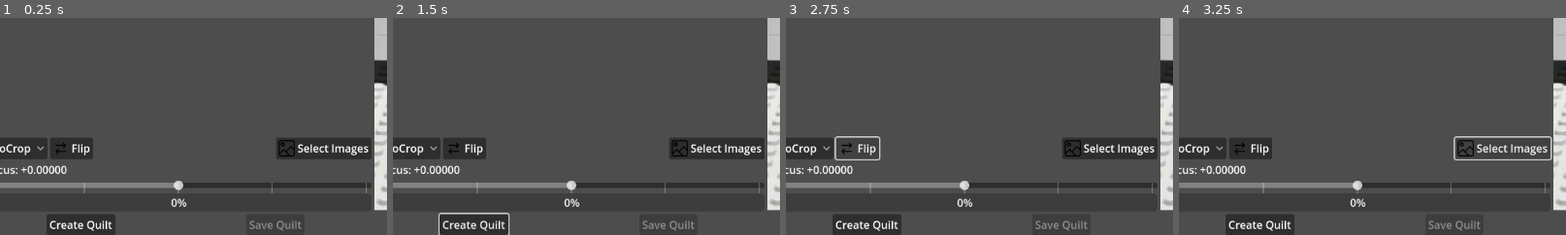
Above: before the commit, frames 1-4 (left to right).
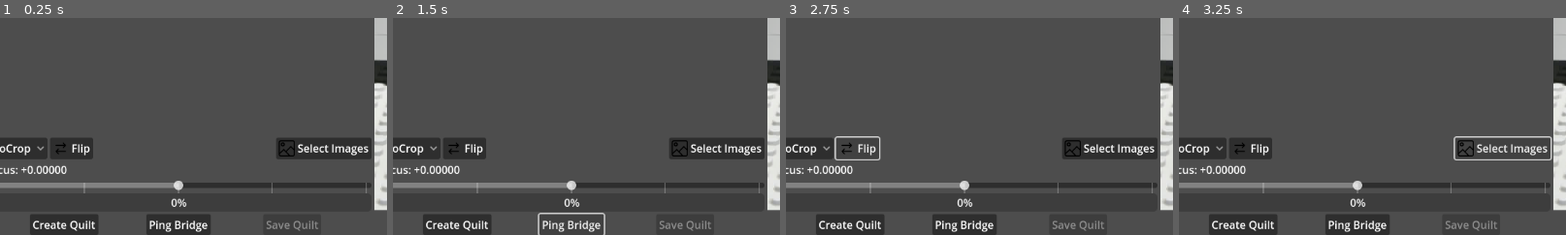
Above: after the commit, the same moments.

Repository: Philmist/lightfield-to-quilt-godot
Game: Godot game, scene res://RootControl/control.tscn
The game is run twice, just before and just after one commit, with the same random seed, the same clock (stepped at 60 frames per second) and the same inputs.
Inputs (mouse positions are % of the whole screen's width and height, from its top left):
- Up to frame 1 (0.25 s): no input
- Up to frame 2 (1.5 s): click "Create Quilt" at 0.5 s; click (25, 98) at 1.25 s, where only the run after the commit has a clickable "Ping Bridge"
- Up to frame 3 (2.75 s): click "Flip" at 2 s
- Up to frame 4 (3.25 s): click "Select Images" at 2.75 s
The pictures show only the part of the screen within x 2-52%, y 50-100%; the shares and areas given below are measured in that part.

The runs differ from the first frame. In frame 1, 2.8% of the frame differs, in the area x 7-83%, y 90-100%; in frame 2, 2.2%; in frame 3, 2.8%; in frame 4, 2.8%.

Commit message:
Add test implementation of connect/disconnect to bridge.

Diff:
--- a/LKGBridge/lkg_bridge_node.gd
+++ b/LKGBridge/lkg_bridge_node.gd
@@ -25,8 +25,7 @@
 
 signal bridge_alive_checked(result: bool)
 
-func _http_is_bridge_alive(result, response_code, _headers, _body):
-	print(response_code)
+func _http_is_bridge_alive(result, _response_code, _headers, _body):
 	http.request_completed.disconnect(_http_is_bridge_alive)
 	http.queue_free()
 	http = null
@@ -37,6 +36,37 @@
 		print("LKG Bridge is alive.")
 		bridge_alive_checked.emit(true)
 
+func get_bridge_version() -> bool:
+	if !_http_request_helper(_got_bridge_version):
+		return false
+	var err := http.request(
+			LKG_HOST + "bridge_version",
+			PackedStringArray(["Content-Type: application/json"]),
+			HTTPClient.METHOD_PUT,
+			"{}"
+		)
+	if err != OK:
+		printerr("Something wrong at getting bridge version. [%s]" % error_string(err))
+		return false
+	return true
+
+signal got_bridge_version(version: String)
+
+func _got_bridge_version(result, response_code, _headers, body) -> void:
+	var b = PackedByteArray(body)
+	print("/bridge_version: code [%d]" % response_code)
+	http.request_completed.disconnect(_got_bridge_version)
+	http.queue_free()
+	http = null
+	if result != HTTPRequest.Result.RESULT_SUCCESS:
+		printerr("Can't got bridge version.")
+		got_bridge_version.emit("0.0.0")
+	else:
+		var s = b.get_string_from_utf8()
+		var json_obj = JSON.parse_string(s)
+		print(json_obj["payload"]["value"])
+		got_bridge_version.emit(json_obj["payload"]["value"])
+
 func enter_orchestration() -> bool:
 	if !_http_request_helper(_process_enter_orchestration):
 		enter_orchestration_failed.emit()
@@ -45,16 +75,16 @@
 		"name": orchestration_string
 	})
 	var err := http.request(
-		LKG_HOST + "enter_orchestration",
-		PackedStringArray(),
-		HTTPClient.METHOD_POST,
-		json_str
+			LKG_HOST + "enter_orchestration",
+			PackedStringArray(["Content-Type: application/json"]),
+			HTTPClient.METHOD_PUT,
+			json_str
 		)
 	if err != OK:
 		printerr("Something wrong with HTTP request to enter orchestration. [%s]" % [error_string(err)])
 	return true
 
-signal enter_orchestration_succeeded(status: String)
+signal enter_orchestration_succeeded
 signal enter_orchestration_failed
 
 func _process_enter_orchestration(result, response_code, _headers, body):
@@ -69,7 +99,10 @@
 		printerr("Failed to enter orchestration: HTTP code %d" % response_code)
 		enter_orchestration_failed.emit()
 		return
-	var json_obj = JSON.parse_string(body.get_string_from_utf8()) as Dictionary
+	var s = body.get_string_from_utf8()
+	var json_obj = JSON.parse_string(s)
+	print("got json [enter]:")
+	print(JSON.stringify(json_obj, "  "))
 	if json_obj == null:
 		printerr("Parsing json failed.")
 		enter_orchestration_failed.emit()
@@ -84,8 +117,7 @@
 		enter_orchestration_failed.emit()
 		return
 	_orchestration_token = String(json_obj["payload"]["value"])
-	var status = String(json_obj["status"]["value"])
-	enter_orchestration_succeeded.emit(status)
+	enter_orchestration_succeeded.emit()
 	return
 
 func exit_orchestration() -> bool:
@@ -96,13 +128,24 @@
 		"orchestration": _orchestration_token
 	})
 	var err := http.request(
-		LKG_HOST + "exit_orchestration"
+		LKG_HOST + "exit_orchestration",
+		PackedStringArray(["Content-Type: application/json"]),
+		HTTPClient.METHOD_PUT,
+		json_str
 	)
 	return true
 
-func _process_exit_orchestration(_result, _code, _headers, _body):
+signal exited_orchestration
+
+func _process_exit_orchestration(_result, _code, _headers, body):
 	http.request_completed.disconnect(_process_exit_orchestration)
 	_orchestration_token = ""
 	http.queue_free()
 	http = null
+	var s = body.get_string_from_utf8()
+	var j = JSON.parse_string(s)
+	print("got json [exit]:")
+	print(JSON.stringify(j, "  "))
+	#print(_body.get_string_from_utf8())
+	exited_orchestration.emit()
 	return
--- a/LKGBridge/lkg_bridge_node.tscn
+++ b/LKGBridge/lkg_bridge_node.tscn
@@ -4,4 +4,3 @@
 
 [node name="LKGBridgeNode" type="Node"]
 script = ExtResource("1_6es6m")
-orchestration_string = null
--- a/QuiltViewer/quilt_node_2d.gd
+++ b/QuiltViewer/quilt_node_2d.gd
@@ -63,13 +63,20 @@
 		crop_rect.end.x,
 		crop_rect.end.y
 		])
-	var sqrt_total_pixels = sqrt(crop_rect.size.x * crop_rect.size.y * quilt_frames_length)
-	var column_num: int = ceil(sqrt_total_pixels / float(crop_rect.size.x))
-	var row_num: int = ceil(quilt_frames_length / float(column_num))
-	quilt_view_size = Vector2i(column_num, row_num)
+	var sqrt_frames := ceilf(sqrt(quilt_frames_length))
+	quilt_view_size = Vector2i(sqrt_frames, ceilf(quilt_frames_length / sqrt_frames))
 	quilt_image_size = Vector2i(
 		quilt_view_size.x * crop_rect.size.x,
 		quilt_view_size.y * crop_rect.size.y
+	)
+	if quilt_image_size.x >= IMAGE_MAX_SIDE_PIXEL or quilt_image_size.y >= IMAGE_MAX_SIDE_PIXEL:
+		var sqrt_total_pixels = sqrt(crop_rect.size.x * crop_rect.size.y * quilt_frames_length)
+		var column_num: int = ceil(sqrt_total_pixels / float(crop_rect.size.x))
+		var row_num: int = ceil(quilt_frames_length / float(column_num))
+		quilt_view_size = Vector2i(column_num, row_num)
+		quilt_image_size = Vector2i(
+			quilt_view_size.x * crop_rect.size.x,
+			quilt_view_size.y * crop_rect.size.y
 		)
 	quilt_create_progress_changed.emit.call_deferred(0.0)
 	quilt_mutex.lock()
--- a/RootControl/control.tscn
+++ b/RootControl/control.tscn
@@ -15,7 +15,9 @@
 [ext_resource type="Script" path="res://RootControl/save_quilt_button.gd" id="11_5yhu6"]
 [ext_resource type="PackedScene" uid="uid://ebdja2ywu3hr" path="res://QuiltViewer/quilt_node_2d.tscn" id="11_tcqs8"]
 [ext_resource type="Script" path="res://RootControl/lightfield_sub_viewport_container.gd" id="12_g3yab"]
+[ext_resource type="Script" path="res://RootControl/lkg_button.gd" id="12_qpynx"]
 [ext_resource type="Script" path="res://RootControl/quilt_sub_viewport_container.gd" id="13_g5h2e"]
+[ext_resource type="PackedScene" uid="uid://c6w76har5mqpp" path="res://LKGBridge/lkg_bridge_node.tscn" id="13_qqvvb"]
 
 [node name="MainControl" type="HBoxContainer"]
 anchors_preset = 15
@@ -108,9 +110,12 @@
 script = ExtResource("10_hkuoo")
 
 [node name="LKGButton" type="Button" parent="HorizontalSplitContainer/InformationVBoxContainer/QuiltButtonHBoxContainer"]
-visible = false
+unique_name_in_owner = true
 layout_mode = 2
 text = "LKG"
+script = ExtResource("12_qpynx")
+
+[node name="LKGBridgeNode" parent="HorizontalSplitContainer/InformationVBoxContainer/QuiltButtonHBoxContainer/LKGButton" instance=ExtResource("13_qqvvb")]
 
 [node name="SaveQuiltButton" type="Button" parent="HorizontalSplitContainer/InformationVBoxContainer/QuiltButtonHBoxContainer"]
 unique_name_in_owner = true
--- a/RootControl/lkg_button.gd
+++ b/RootControl/lkg_button.gd
@@ -1,11 +1,79 @@
 extends Button
 
+@onready var _bridge = $LKGBridgeNode
 
-# Called when the node enters the scene tree for the first time.
+enum LKGBridgeState {
+	BEFORE_CHECK,
+	ALIVE,
+	ENTERED,
+	EXITED
+}
+var _lkg_state: LKGBridgeState = LKGBridgeState.BEFORE_CHECK
+
 func _ready() -> void:
-	pass # Replace with function body.
+	self.text = "Ping Bridge"
+	self.pressed.connect(_on_pressed)
+	_bridge.got_bridge_version.connect(_on_bridge_version_recieved)
+	_bridge.enter_orchestration_succeeded.connect(_on_succsess_enter_orchestration)
+	_bridge.exited_orchestration.connect(_on_exit_orchestration)
+	self.disabled = false
 
+func _process(_delta: float) -> void:
+	pass
 
-# Called every frame. 'delta' is the elapsed time since the previous frame.
-func _process(delta: float) -> void:
-	pass
+func _on_pressed() -> void:
+	match _lkg_state:
+		LKGBridgeState.BEFORE_CHECK:
+			_on_pressed_ping()
+		LKGBridgeState.ALIVE:
+			_on_pressed_enter_orchestration()
+		LKGBridgeState.ENTERED:
+			_on_pressed_exit_orchestration()
+		_:
+			print("Something is wrong at LKGButton.")
+
+func _on_pressed_ping() -> void:
+	var r = _bridge.get_bridge_version()
+	if !r:
+		printerr("Can't send ping to bridge.")
+		return
+	self.disabled = true
+
+func _on_ping_result_recieved(alive: bool) -> void:
+	if !alive:
+		printerr("Bridge is NOT alive.")
+		self.disabled = false
+		return
+	self.text = "Enter orches"
+	_lkg_state = LKGBridgeState.ALIVE
+	self.disabled = false
+
+func _on_bridge_version_recieved(ver: String) -> void:
+	if ver == "0.0.0":
+		printerr("Can't get bridge version.")
+	else:
+		self.text = "Enter orches"
+		_lkg_state = LKGBridgeState.ALIVE
+	self.disabled = false
+
+func _on_pressed_enter_orchestration() -> void:
+	var r = _bridge.enter_orchestration()
+	if !r:
+		printerr("Can't try to enter orchestration.")
+		return
+	self.disabled = true
+
+func _on_succsess_enter_orchestration() -> void:
+	self.disabled = false
+	_lkg_state = LKGBridgeState.ENTERED
+	self.text = "Exit orches"
+
+func _on_pressed_exit_orchestration() -> void:
+	if !_bridge.exit_orchestration():
+		printerr("Can't try to exit orchetration.")
+		return
+	self.disabled = true
+
+func _on_exit_orchestration() -> void:
+	self.disabled = false
+	_lkg_state = LKGBridgeState.EXITED
--- a/RootControl/main_control.gd
+++ b/RootControl/main_control.gd
@@ -27,9 +27,9 @@
 @onready var get_crop_option: Callable = %CropOptionButton.get_crop_option
 var quilt_create_thread: Thread
 var state: QuiltImageState
-@onready var _lkg_bridge_scene: PackedScene = load("res://LKGBridge/lkg_bridge_node.tscn")
+#@onready var _lkg_bridge_scene: PackedScene = load("res://LKGBridge/lkg_bridge_node.tscn")
 var lkg_bridge
-@onready var lkg_bridge_button = $HorizontalSplitContainer/InformationVBoxContainer/QuiltButtonHBoxContainer/LKGButton
+#@onready var lkg_bridge_button = $HorizontalSplitContainer/InformationVBoxContainer/QuiltButtonHBoxContainer/LKGButton
 const FOCUS_SCALE = 10.0
 
 # Called when the node enters the scene tree for the first time.
@@ -42,9 +42,9 @@
 	state = QuiltImageState.NONE
 	slider.value = 0.0
 	get_viewport().files_dropped.connect(_on_files_dropped)
-	lkg_bridge = _lkg_bridge_scene.instantiate()
-	add_child(lkg_bridge)
-	lkg_bridge_button.pressed.connect(lkg_bridge.test_is_bridge_alive)
+	#lkg_bridge = _lkg_bridge_scene.instantiate()
+	#add_child(lkg_bridge)
+	#lkg_bridge_button.pressed.connect(lkg_bridge.test_is_bridge_alive)
 
 
 # Called every frame. 'delta' is the elapsed time since the previous frame.
Not shown: 1 places in RootControl/control.tscn that only renumber resources
